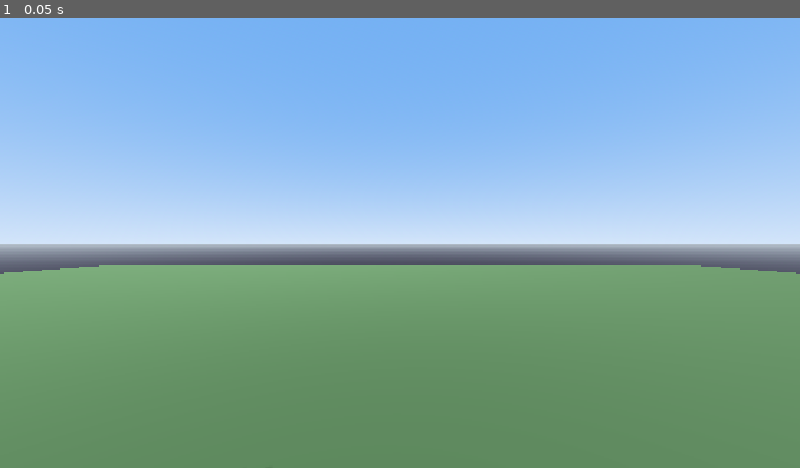
Above: before the commit, frame 1.
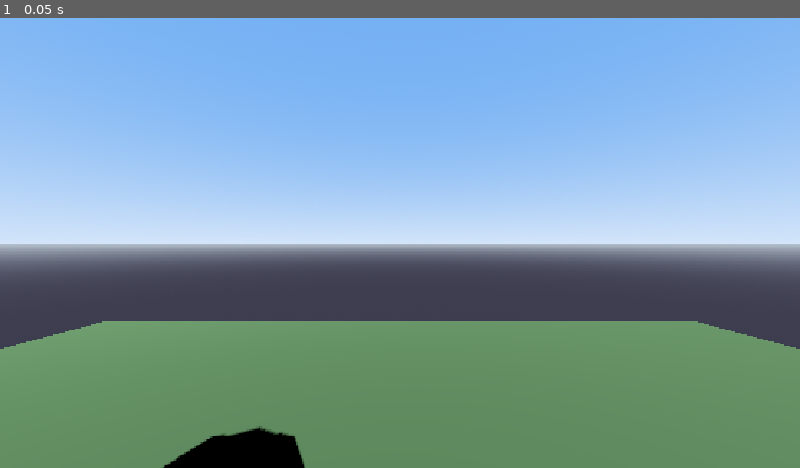
Above: after the commit, the same moment.

Repository: markuslool/Gamegaygame
Game: Godot game, scene res://scenes/test.tscn
Same seed, same stepped clock (60 frames per second), same inputs: the game is played once before the commit and once after it.
Inputs:
- Up to frame 1 (0.05 s): no input

The runs differ from the first frame. In frame 1, 14% of the frame differs, in the area x 0-100%, y 54-100%.

Commit message:
поправка

Diff:
--- a/resorses/collisions/player.tres
+++ b/resorses/collisions/player.tres
@@ -1,3 +1,5 @@
 [gd_resource type="CapsuleShape3D" format=3 uid="uid://dohtk3y8ncbr3"]
 
 [resource]
+radius = 2.0
+height = 8.0
--- a/scenes/test.tscn
+++ b/scenes/test.tscn
@@ -48,7 +48,7 @@
 shape = SubResource("BoxShape3D_74lek")
 
 [node name="player" type="CharacterBody3D" parent="." unique_id=1566574314]
-transform = Transform3D(1, 0, 0, 0, 1, 0, 0, 0, 1, 0, 1.9829683, 0)
+transform = Transform3D(1, 0, 0, 0, 1, 0, 0, 0, 1, 0, 6.7132874, 0)
 
 [node name="CollisionShape3D" type="CollisionShape3D" parent="player" unique_id=263016561]
 shape = ExtResource("1_errlg")
@@ -57,3 +57,5 @@
 transform = Transform3D(1, 0, 0, 0, 1, 0, 0, 0, 1, 0, 0.42670894, -0.066372395)
 
 [node name="CSGCylinder3D" type="CSGCylinder3D" parent="player" unique_id=602873205]
+radius = 2.0
+height = 8.0
